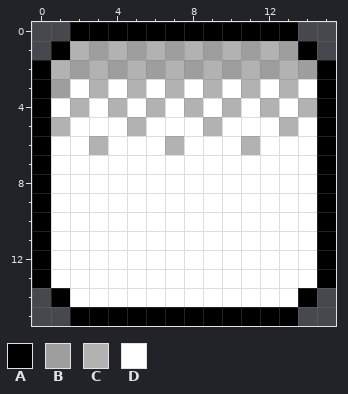
Edited in one commit: pixel-art sprite (Game/Assets/Resources/Platform.png). The first picture shows the starting point.
The file is 16x16 pixels.
Palette (. is transparent): A #000000  B #9e9e9e  C #b2b2b2  D #ffffff
Pixels before, first column x 0:
 0 ..AAAAAAAAAAAA..
 1 .ACBCBCBCBCBCBA.
 2 ACBCBCBCBCBCBCBA
 3 ABDCDCDCDCDCDCDA
 4 ADCDCDCDCDCDCDCA
 5 ACDDDCDDDCDDDCDA
 6 ADDCDDDCDDDCDDDA
 7 ADDDDDDDDDDDDDDA
 8 ADDDDDDDDDDDDDDA
 9 ADDDDDDDDDDDDDDA
10 ADDDDDDDDDDDDDDA
11 ADDDDDDDDDDDDDDA
12 ADDDDDDDDDDDDDDA
13 ADDDDDDDDDDDDDDA
14 .ADDDDDDDDDDDDA.
15 ..AAAAAAAAAAAA..
And afterwards:
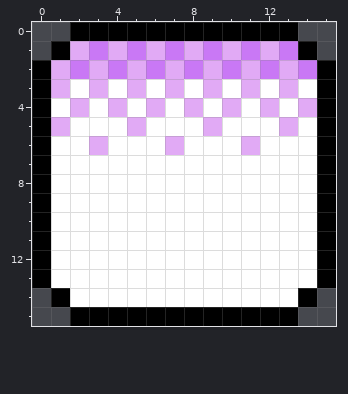
What changed:
Colour B changes from #9e9e9e to #c978f5.
Colour C changes from #b2b2b2 to #e1aaf5.
The author changed colour B to colour C in row 3 at x 1.
